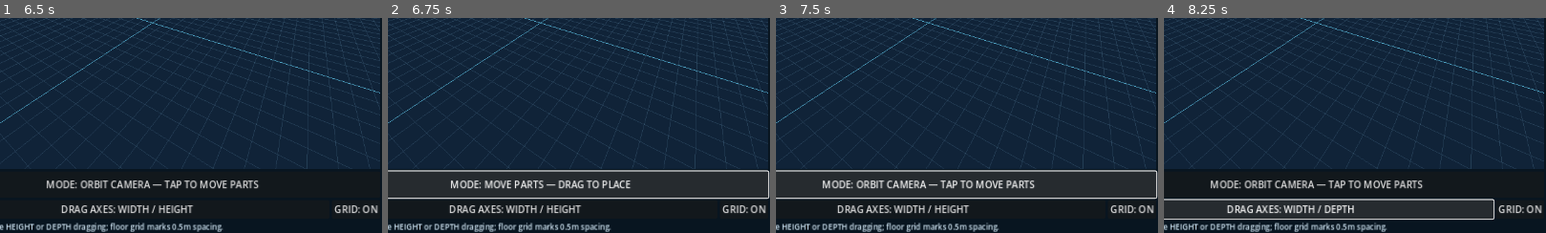
Above: before the commit, frames 1-4 (left to right).
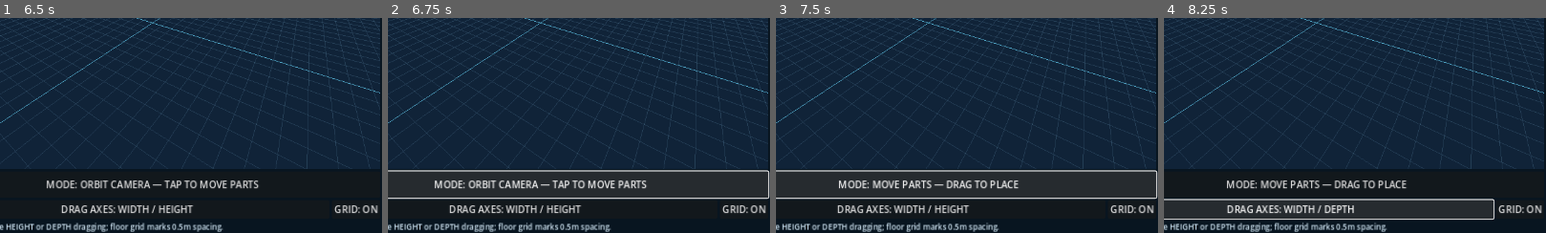
Above: after the commit, the same moments.

Repository: tpylman90-ctrl/-Orbital-Forge-2.0
Game: Godot game, scene res://scenes/main.tscn
Two runs of this game, one before a commit and one after it. Both use one fixed random seed, a clock stepped at 60 frames per second and the inputs below.
Inputs (mouse positions are % of the whole screen's width and height, from its top left):
- Up to frame 1 (6.5 s): click "+ Command Pod" at 0.5 s; click "+ Fuel Tank" at 1.25 s; click "+ Rocket Engine" at 2 s; click "+ Structural Truss" at 2.75 s; click "+ Deck Plate" at 3.5 s; click "+ Station Ring" at 4.25 s; click "+ Solar Array" at 5 s; click "+ Vacuum Thruster" at 5.75 s
- Up to frame 2 (6.75 s): click "MODE: ORBIT CAMERA — TAP TO M…" at 6.5 s
- Up to frame 3 (7.5 s): click (50, 89) at 7.25 s, where only the run before the commit has a clickable "MODE: MOVE PARTS — DRAG TO PL…"
- Up to frame 4 (8.25 s): click "DRAG AXES: WIDTH / HEIGHT" at 8 s
The pictures show only the part of the screen within x 30-80%, y 50-100%; the shares and areas given below are measured in that part.

Frame 1 is identical in both runs. In frame 2, 1.5% of the frame differs, in the area x 12-68%, y 75-80%; in frame 3, 1.5%; in frame 4, 1.5%.

Commit message:
Make touching a part move it and empty-space dragging orbit camera automatically

Diff:
--- a/scripts/ui/vehicle_bay.gd
+++ b/scripts/ui/vehicle_bay.gd
@@ -11,7 +11,7 @@
 var yaw := 0.6
 var distance := 9.0
 var drag_start := Vector2.ZERO
-var placement_mode := false
+var placement_mode := true
 var depth_mode := false
 var grid_visible := true
 var grid_root: Node3D
@@ -150,8 +150,7 @@
   # Drag follows the visible screen plane: left/right and up/down.
   # Depth stays fixed, avoiding accidental motion far into the background.
   var meters_per_pixel: float = distance*0.95/maxf(size.y,1.0)
-  var depth_axis := Vector3(-right.z,0.0,right.x)
-  var delta: Vector3 = (right*relative.x+(depth_axis if depth_mode else Vector3.UP)*(-relative.y))*meters_per_pixel
+  var delta: Vector3 = (right*relative.x+Vector3.UP*(-relative.y))*meters_per_pixel
   if not delta.is_finite(): return
   delta = delta.limit_length(0.65)
   if delta.length_squared() > 0.000001:
